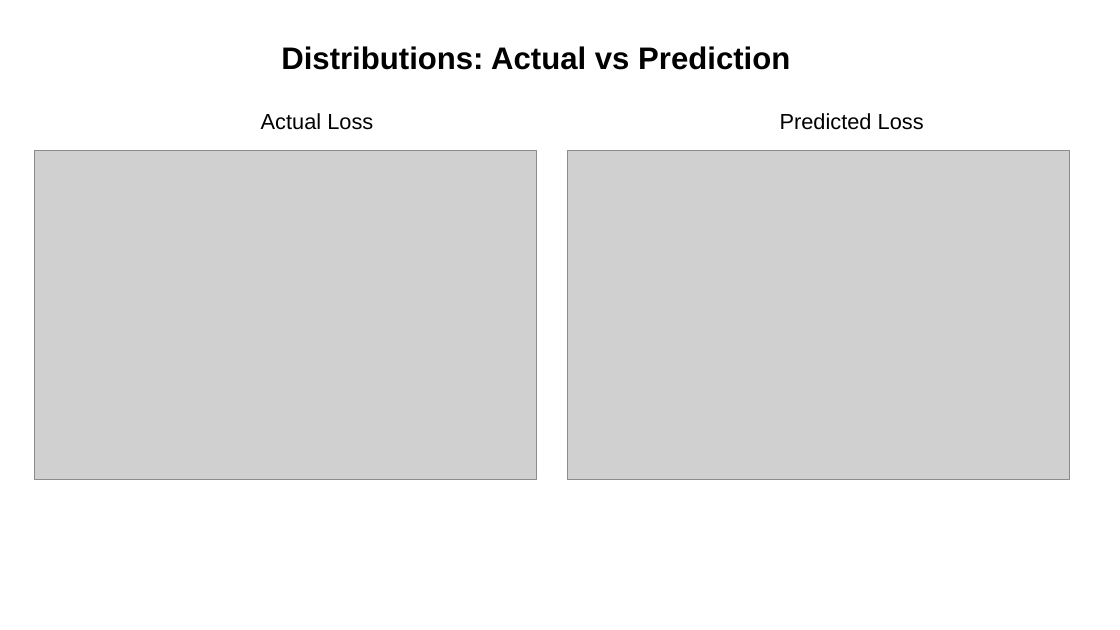
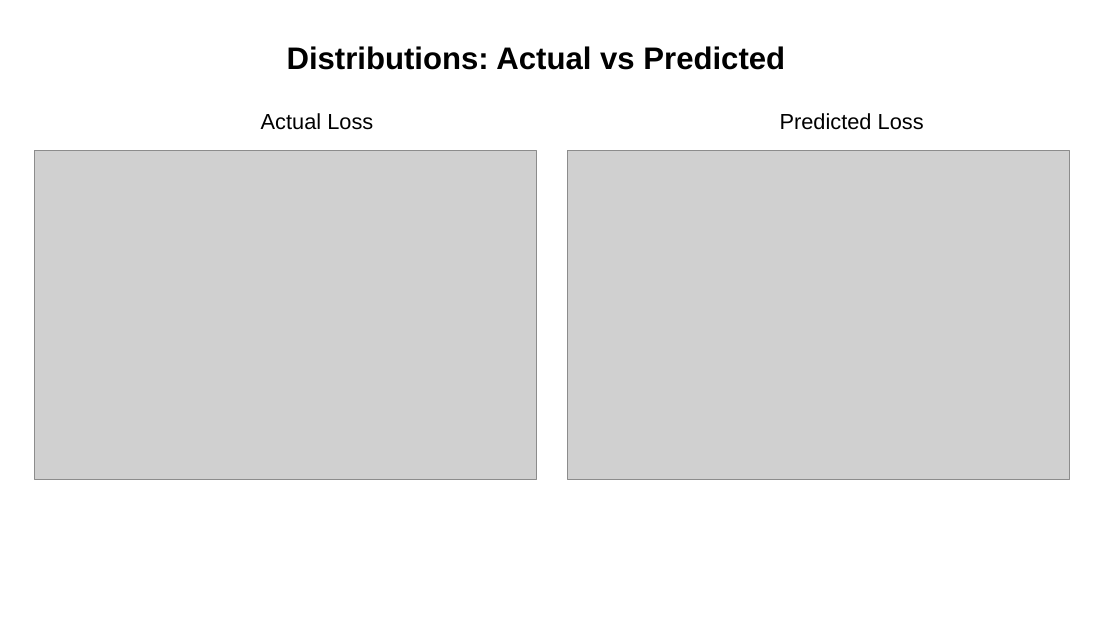
Before and after one commit to mdominguez2010/Loan-Loss, a slide deck: slide 13 of presentation/presentation_final_draft.pptx. Drawn at 1120x630 pixels with LibreOffice and Linux fonts; fonts in the diff are those of the drawing; grey boxes stand for pictures. Boxes give left, top, right and bottom in pixels: in the first picture for what was removed or moved away, otherwise in the second. Text is boxed around its words. In the diff, an @@ line names an element or a change of style, - is before the commit and + after.

```diff
--- a/presentation/presentation_final_draft.pptx
+++ b/presentation/presentation_final_draft.pptx
@@ text at [287, 46, 785, 70]: text changed @@
-Distributions: Actual vs Prediction
+Distributions: Actual vs Predicted
```
Also in this commit, not shown: 6 other slides changed, 1 other file.
